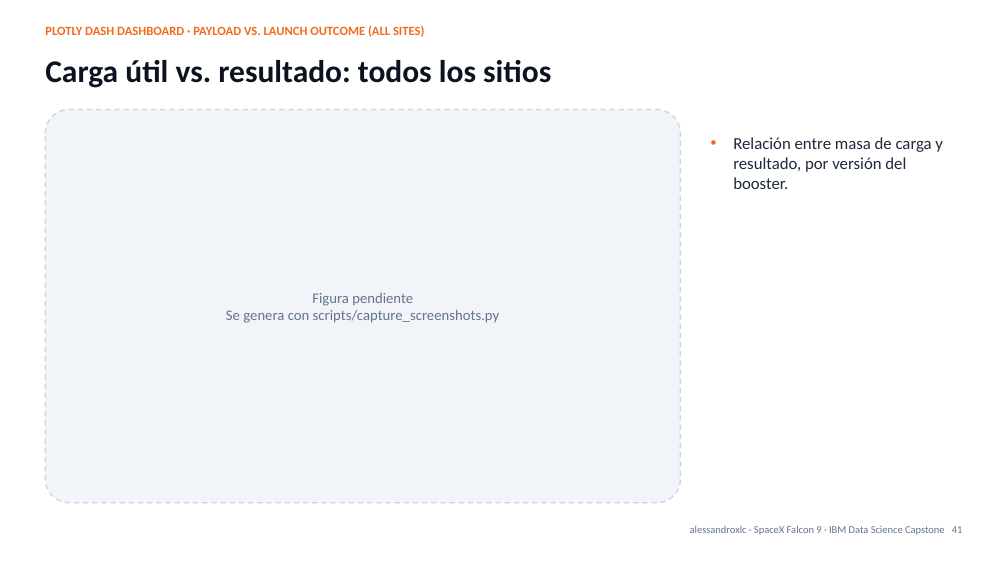
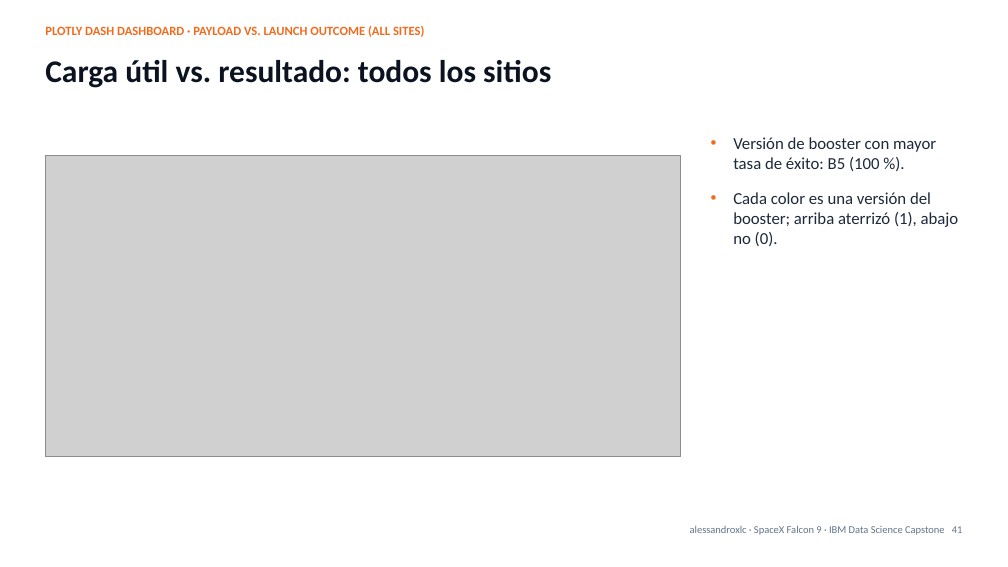
Before and after one commit to alessandroxlc/spacex-falcon9-capstone, a slide deck: slide 41 of presentation/SpaceX_Falcon9_Capstone.pptx. Drawn at 1008x567 pixels with LibreOffice and Linux fonts; fonts in the diff are those of the drawing; grey boxes stand for pictures. Boxes give left, top, right and bottom in pixels: in the first picture for what was removed or moved away, otherwise in the second. Text is boxed around its words. In the diff, an @@ line names an element or a change of style, - is before the commit and + after.

```diff
--- a/presentation/SpaceX_Falcon9_Capstone.pptx
+++ b/presentation/SpaceX_Falcon9_Capstone.pptx
@@ rounded rectangle removed at (45, 110, 681, 503) @@
@@ text at (733, 137, 959, 246): text changed @@
-• Relación entre masa de carga y resultado, por versión del booster.
+• Versión de booster con mayor tasa de éxito: B5 (100 %).
+• Cada color es una versión del booster; arriba aterrizó (1), abajo no (0).
@@ picture added at (45, 156, 681, 457) @@
@@ text removed at (226, 293, 500, 323) @@
-Figura pendiente
-Se genera con scripts/capture_screenshots.py
```
Also in this commit, not shown: 28 other slides changed, 45 other files.
